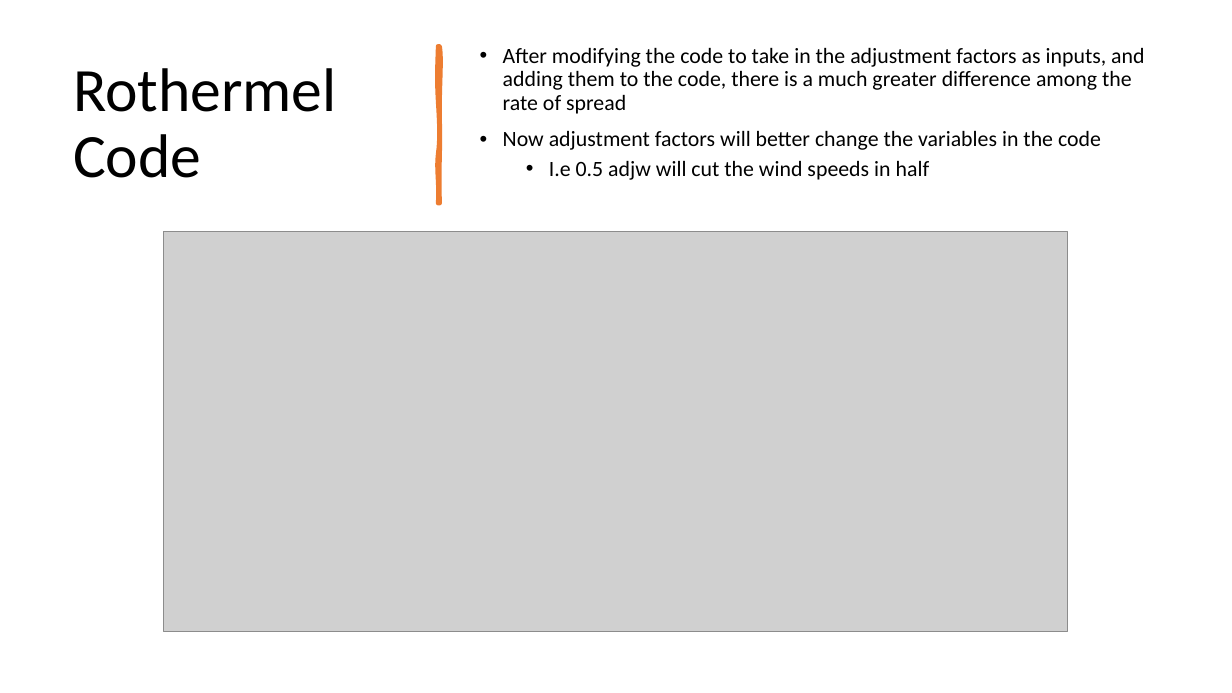
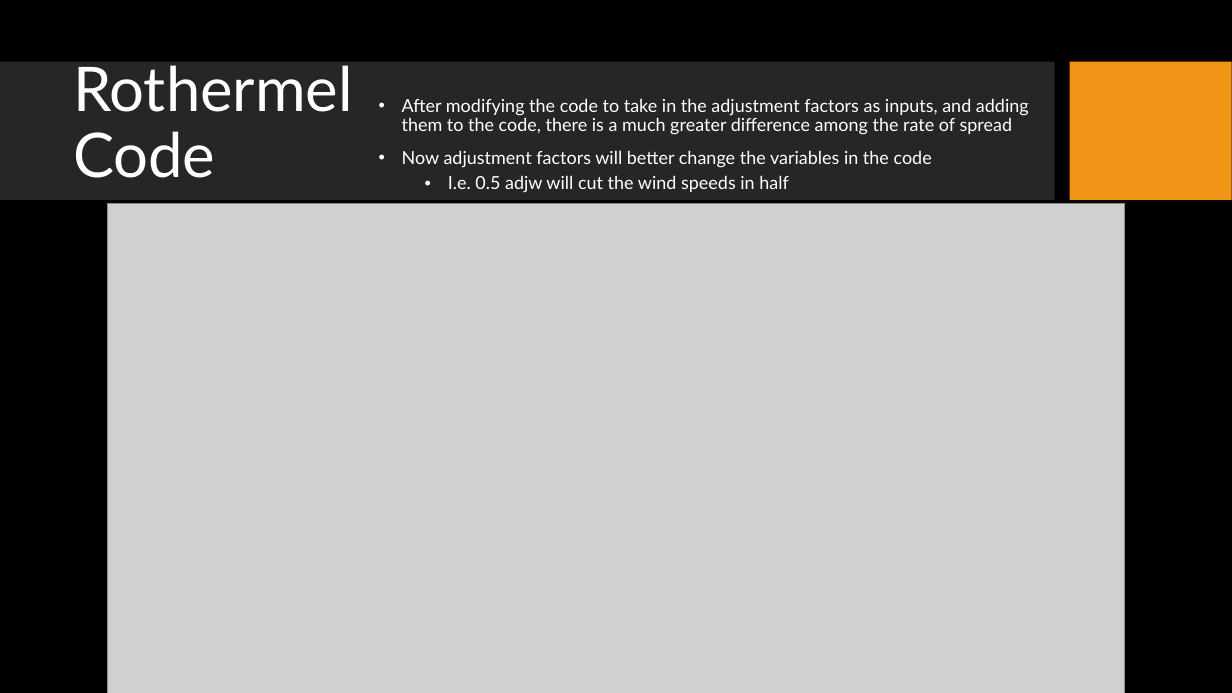
Before and after one commit to Jeremy-Benik/Meeting_Notes, a slide deck: slide 5 of 08192022_Presentation.pptx. Drawn at 1232x693 pixels with LibreOffice and Linux fonts; fonts in the diff are those of the drawing; grey boxes stand for pictures; background and template pictures are left out. Boxes give left, top, right and bottom in pixels: in the first picture for what was removed or moved away, otherwise in the second. Text is boxed around its words. In the diff, an @@ line names an element or a change of style, - is before the commit and + after.

```diff
--- a/08192022_Presentation.pptx
+++ b/08192022_Presentation.pptx
@@ background #FFFFFF to picture (left out) @@
@@ title "Rothermel Code" at (x1=73, y1=65, x2=353, y2=178): font Calibri to Lato, text colour #000000 to #FFFFFF @@
@@ freeform shape removed at (x1=438, y1=46, x2=440, y2=203) @@
@@ rectangle added at (x1=0, y1=62, x2=1055, y2=201), fill #262626 @@
@@ text "After modifying the code to ..." moved from (x1=503, y1=48, x2=1144, y2=180) to (x1=402, y1=98, x2=1029, y2=193) @@
@@ rectangle added at (x1=1070, y1=62, x2=1232, y2=201), fill #F09415 @@
@@ text at (x1=402, y1=98, x2=1029, y2=168): size 17 to 14 pt, font Calibri to Lato, text colour #000000 to #FFFFFF in "After modifying the code to take in ...", "Now adjustment factors will better change the ..." @@
@@ text at (x1=448, y1=175, x2=789, y2=193): text changed; size 17 to 14 pt; font Calibri to Lato; text colour #000000 to #FFFFFF @@
-  • I.e 0.5 adjw will cut the wind speeds in half
+  • I.e. 0.5 adjw will cut the wind speeds in half
@@ picture resized from (x1=164, y1=232, x2=1068, y2=632) to (x1=107, y1=203, x2=1125, y2=693) @@
```
Also in this commit, not shown: 4 other slides changed, 4 slides added, 1 other file.
